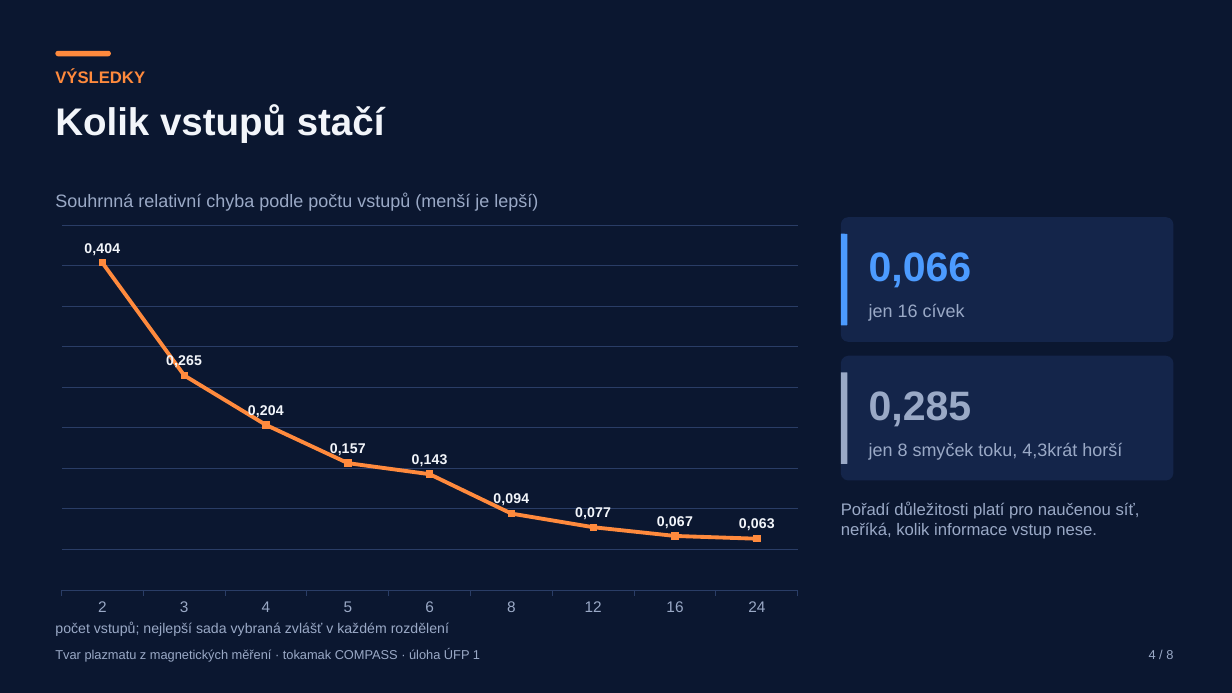
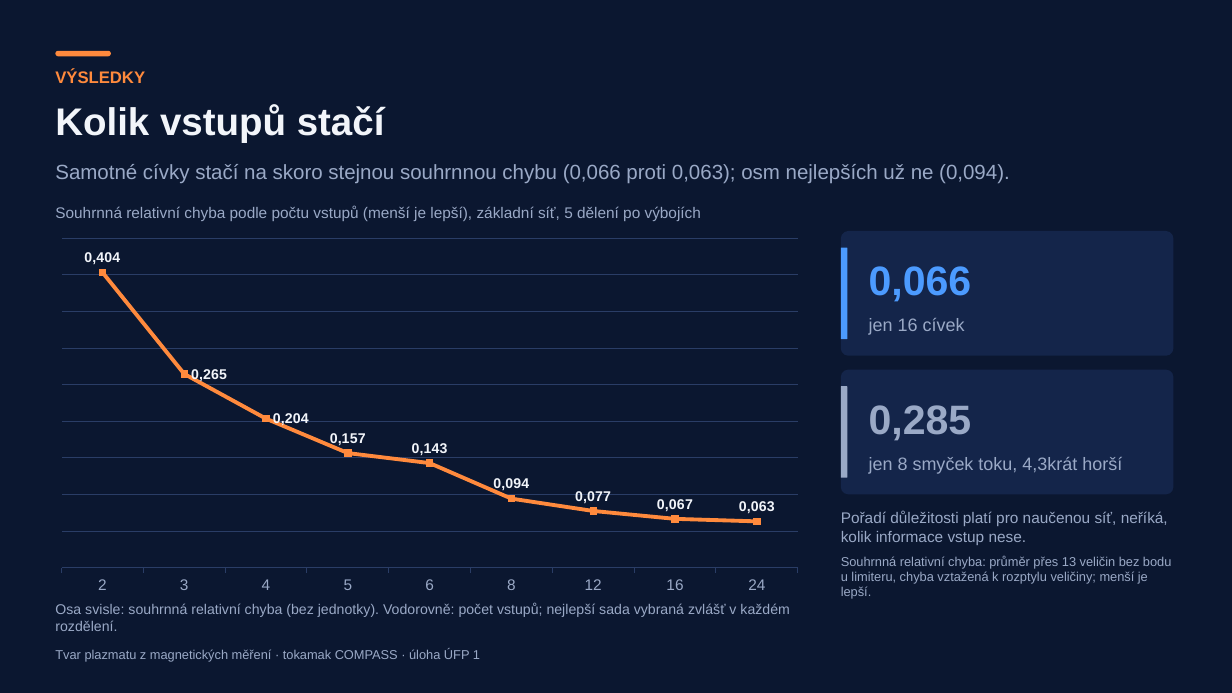
Before and after one commit to mschiller890/hackathon, a slide deck: slide 8 of presentation/deck/slides.pptx. Drawn at 1232x693 pixels with LibreOffice and Linux fonts; fonts in the diff are those of the drawing. Boxes give left, top, right and bottom in pixels: in the first picture for what was removed or moved away, otherwise in the second. Text is boxed around its words. In the diff, an @@ line names an element or a change of style, - is before the commit and + after.

```diff
--- a/presentation/deck/slides.pptx
+++ b/presentation/deck/slides.pptx
@@ text added at (55, 164, 1010, 183), 16 pt, text #9AA9C6 @@
+Samotné cívky stačí na skoro stejnou souhrnnou chybu (0,066 proti 0,063); osm nejlepších už ne (0,094).
@@ text at (55, 206, 701, 221): text changed; size 14 to 12 pt @@
-Souhrnná relativní chyba podle počtu vstupů (menší je lepší)
+Souhrnná relativní chyba podle počtu vstupů (menší je lepší), základní síť, 5 dělení po výbojích
@@ line chart: place and size @@
-line chart at (46, 217, 813, 624)
+line chart at (46, 231, 813, 601)
@@ 4 texts, 4 rounded rectangles: place and size @@
-4 texts, 4 rounded rectangles at (841, 217, 1174, 481)
+4 texts, 4 rounded rectangles at (841, 231, 1174, 494)
@@ text "Pořadí důležitosti platí pro naučenou ...": place and size @@
-text "Pořadí důležitosti platí pro naučenou ..." at (841, 502, 1140, 539)
+text "Pořadí důležitosti platí pro naučenou ..." at (841, 511, 1171, 599)
@@ text at (841, 511, 1168, 545): size 13 to 12 pt in "Pořadí důležitosti platí pro naučenou síť, neříká, ..."; more space between paragraphs @@
@@ text at (841, 556, 1171, 599): paragraph added @@
+Souhrnná relativní chyba: průměr přes 13 veličin bez bodu u limiteru, chyba vztažená k rozptylu veličiny; menší je lepší.
@@ text at (55, 603, 789, 631): text changed @@
-počet vstupů; nejlepší sada vybraná zvlášť v každém rozdělení
+Osa svisle: souhrnná relativní chyba (bez jednotky). Vodorovně: počet vstupů; nejlepší sada vybraná zvlášť v každém rozdělení.
@@ text removed at (1149, 650, 1173, 659) @@
-4 / 8
```
Also in this commit, not shown: 13 other slides changed, 1 other file.
